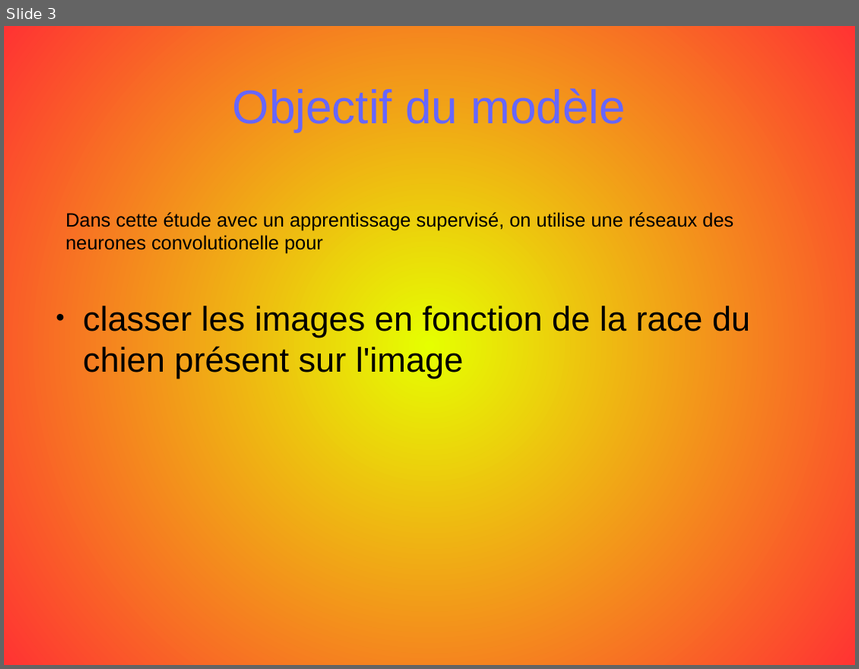
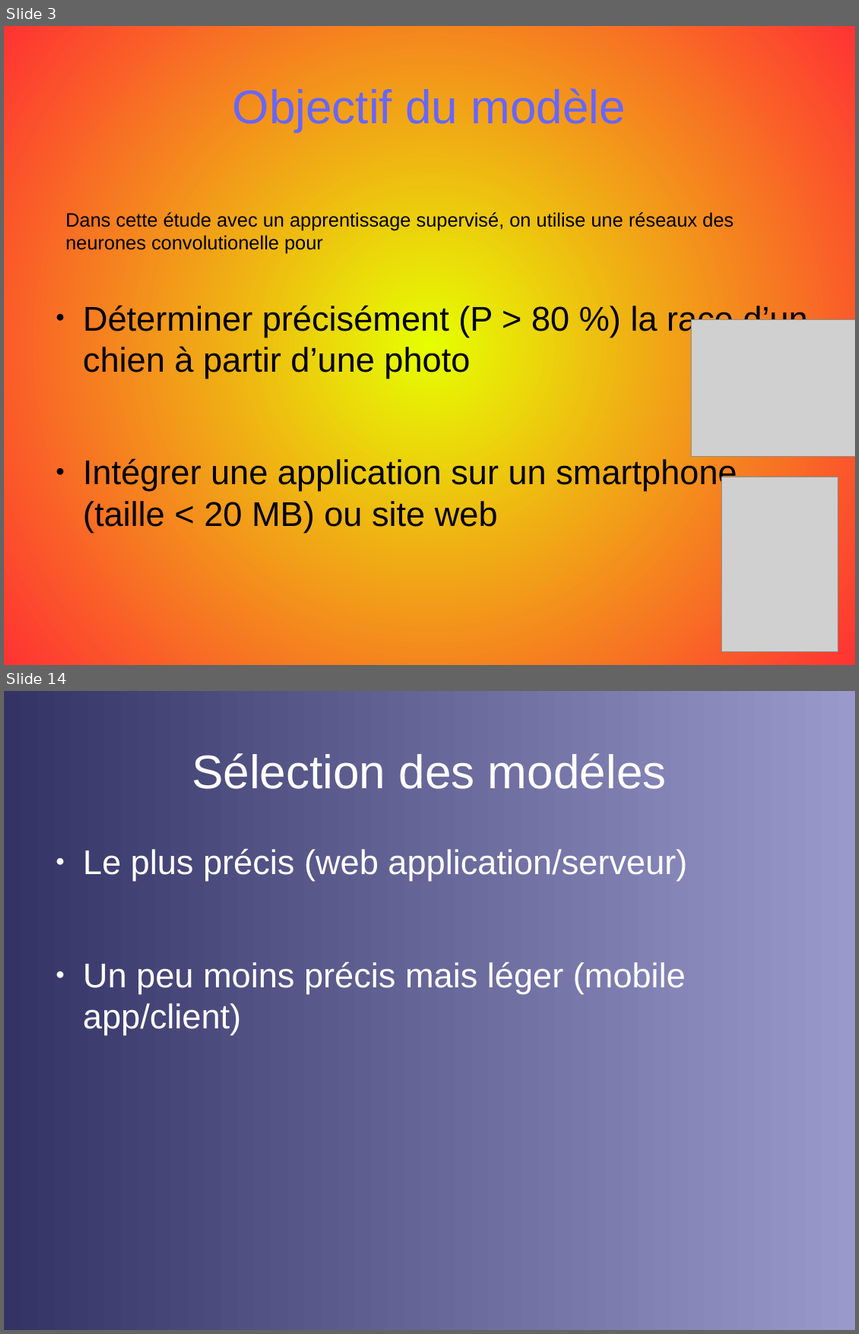
Before and after one commit to opsabarsec/Dog-pictures-classification-by-Deep-Learning, a slide deck: documentation/presentation/P6_presentation.odp. Shown one above the other, each under a label of ours: slide 3 before the commit, slides 3 and 14 after it; the slides between them are not shown. The pictures are 859x669 and 859x1334 pixels, drawn with LibreOffice and Linux fonts; fonts in the diff are those of the drawing; grey boxes stand for pictures. Boxes give left, top, right and bottom in pixels: in the first picture for what was removed or moved away, otherwise in the second. Text is boxed around its words. In the diff, an @@ line names an element or a change of style, - is before the commit and + after.

```diff
--- a/documentation/presentation/P6_presentation.odp
+++ b/documentation/presentation/P6_presentation.odp
@@ slide 14 added at <box>4,691,855,1330</box>, background gradient #333366 to #9999CC @@
@@ title added at <box>192,753,667,789</box>, 44 pt, text #FFFFFF @@
+Sélection des modéles
@@ text added at <box>83,848,687,1035</box>, 32 pt, text #FFFFFF @@
+● Le plus précis (web application/serveur)
+● Un peu moins précis mais léger (mobile app/client)
@@ slide 3 changed as well @@
@@ text at <box>83,303,808,532</box>: text changed @@
-● classer les images en fonction de la race du chien présent sur l'image
+● Déterminer précisément (P > 80 %) la race d’un chien à partir d’une photo
+● Intégrer une application sur un smartphone (taille < 20 MB) ou site web
@@ picture added at <box>692,319,855,456</box> @@
@@ picture added at <box>721,477,838,651</box> @@
```
Also in this commit, not shown: 2 other slides changed, 11 other slides added, 3 other files.
